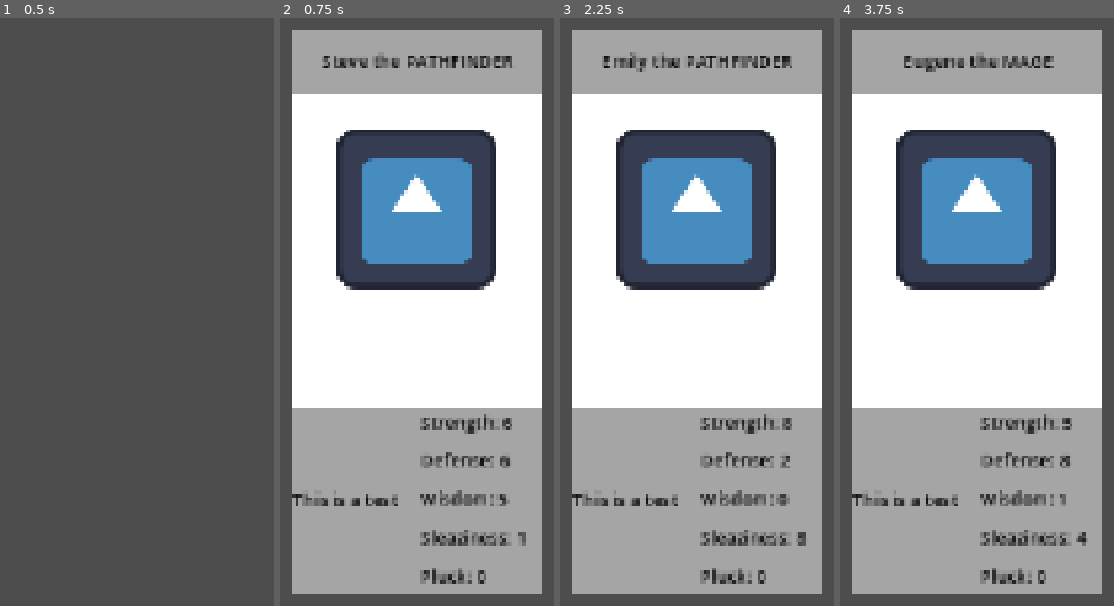
Above: before the commit, frames 1-4 (left to right).
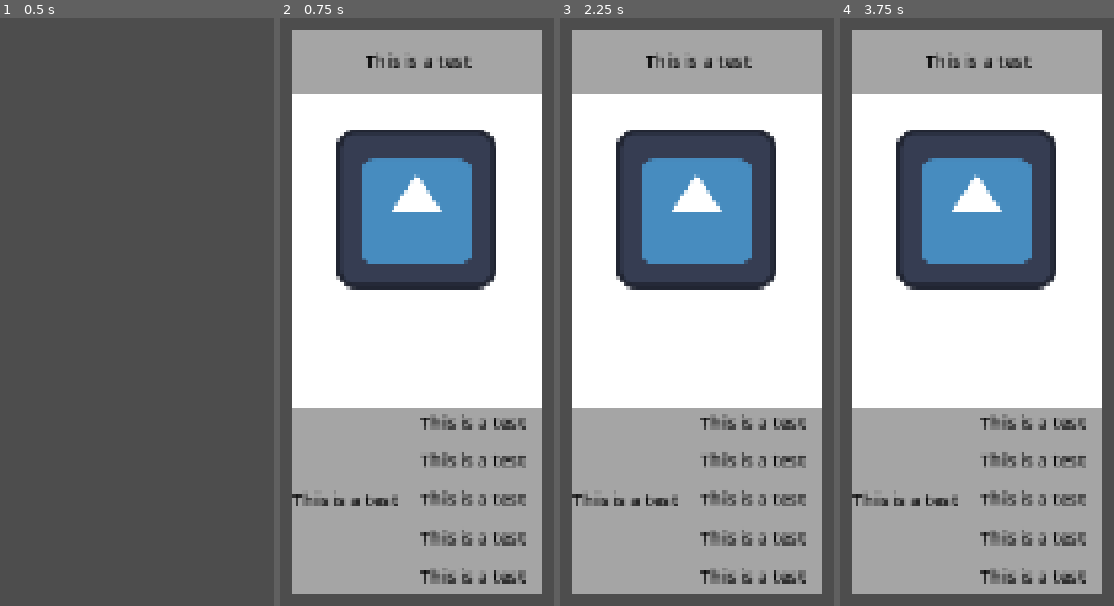
Above: after the commit, the same moments.

Repository: ActuallySanta/Fantasy-Guild-Manager
Game: Godot game, scene res://Scenes/main.tscn
Two runs of this game, one before a commit and one after it. Both use one fixed random seed, a clock stepped at 60 frames per second and the inputs below. The engine's default icon, where the game draws it, is replaced by a stand-in: a white triangle on a blue panel in a dark square.
Inputs:
- Up to frame 1 (0.5 s): no input
- Up to frame 2 (0.75 s): tap Enter at 0.5 s; hold Space (Spawn Card) from 0.53 s (still down)
- Up to frame 3 (2.25 s): release Space (Spawn Card) at 1.28 s; tap I at 1.35 s; tap Enter at 2 s; hold Space (Spawn Card) from 2.03 s (still down)
- Up to frame 4 (3.75 s): release Space (Spawn Card) at 2.78 s; tap I at 2.85 s; tap Enter at 3.5 s; hold Space (Spawn Card) from 3.53 s (still down)

Frame 1 is identical in both runs. In frame 2, 3.8% of the frame differs, in the area x 15-90%, y 5-97%; in frame 3, 3.7%; in frame 4, 3.6%.
Error after the commit: Parse Error: Invalid argument for "_get_role_backstory()" function: argument 1 should be "GuildCharacter.CharacterRole" but is "GuildCharacter". (res://Scripts…

Commit message:
Begin Trimming the underscores on functions

Diff:
--- a/Globals/external_content_container.gd
+++ b/Globals/external_content_container.gd
@@ -57,7 +57,6 @@
 			return andro_character_names[randi_range(0, andro_character_names.size() - 1)]
 		_:
 			return ""
-	pass
 
 
 func _get_role_backstory(role: GuildCharacter.CharacterRole) -> String:
--- a/Scripts/Character Generator/character_container.gd
+++ b/Scripts/Character Generator/character_container.gd
@@ -7,9 +7,9 @@
 
 func _ready() -> void:
 	for i in max_characters:
-		_generate_new_character()
+		generate_new_character()
 
-func _generate_new_character()->void:
+func generate_new_character()->void:
 	if(active_characters.size()== max_characters):
 		return
 
@@ -18,7 +18,7 @@
 	print("NEW CHARACTER GENERATED: " + _new_char.name)
 	pass
 
-func _add_character_to_guild(_character : GuildCharacter) -> bool:
+func add_character_to_guild(_character : GuildCharacter) -> bool:
 	if(active_characters.size()== max_characters):
 		return false
 
--- a/Scripts/Character Generator/character_resource.gd
+++ b/Scripts/Character Generator/character_resource.gd
@@ -70,6 +70,7 @@
 
 	# Generate the main stat
 	_generate_stat_spread(stats, total_points)
+	description = generate_description()
 
 	injury_level = InjuryLevel.HEALTHY
 	status = CharacterStatus.IDLE
@@ -96,6 +97,13 @@
 
 	pass
 
+func generate_description() -> String:
 
-func _generate_description() -> String:
-	return ""
+	var _description = ExternalContentContainer._get_role_backstory(self) +"\n"
+
+	for i in max_rand_backstories:
+		var temp = ExternalContentContainer._get_random_backstory(self)+"\n"
+		if(!_description.containsn(temp)):
+			_description +=temp
+
+	return _description
